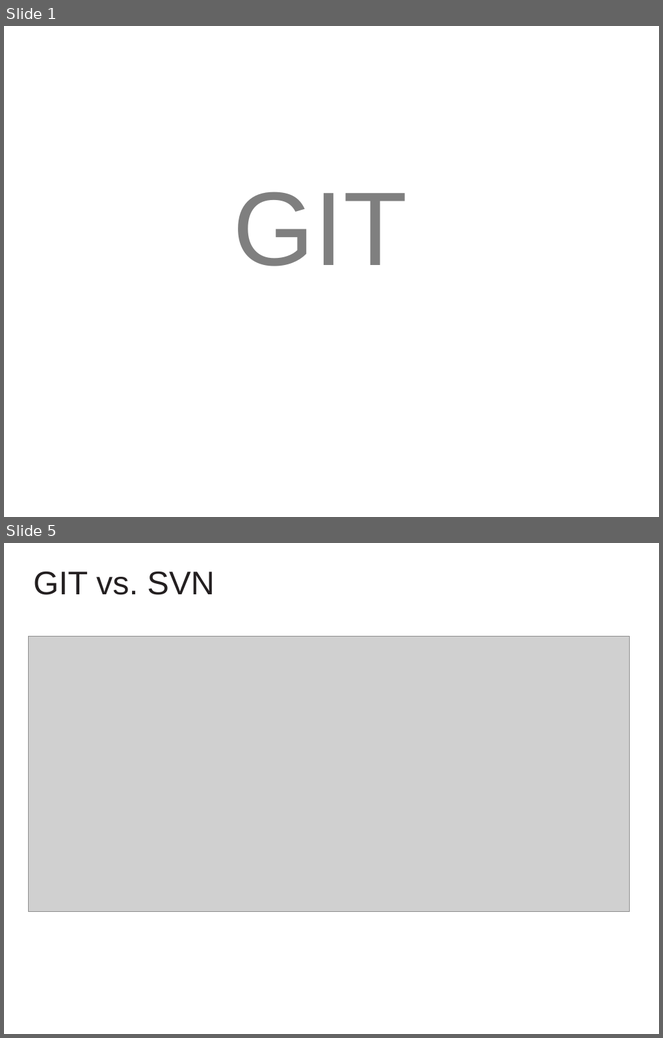
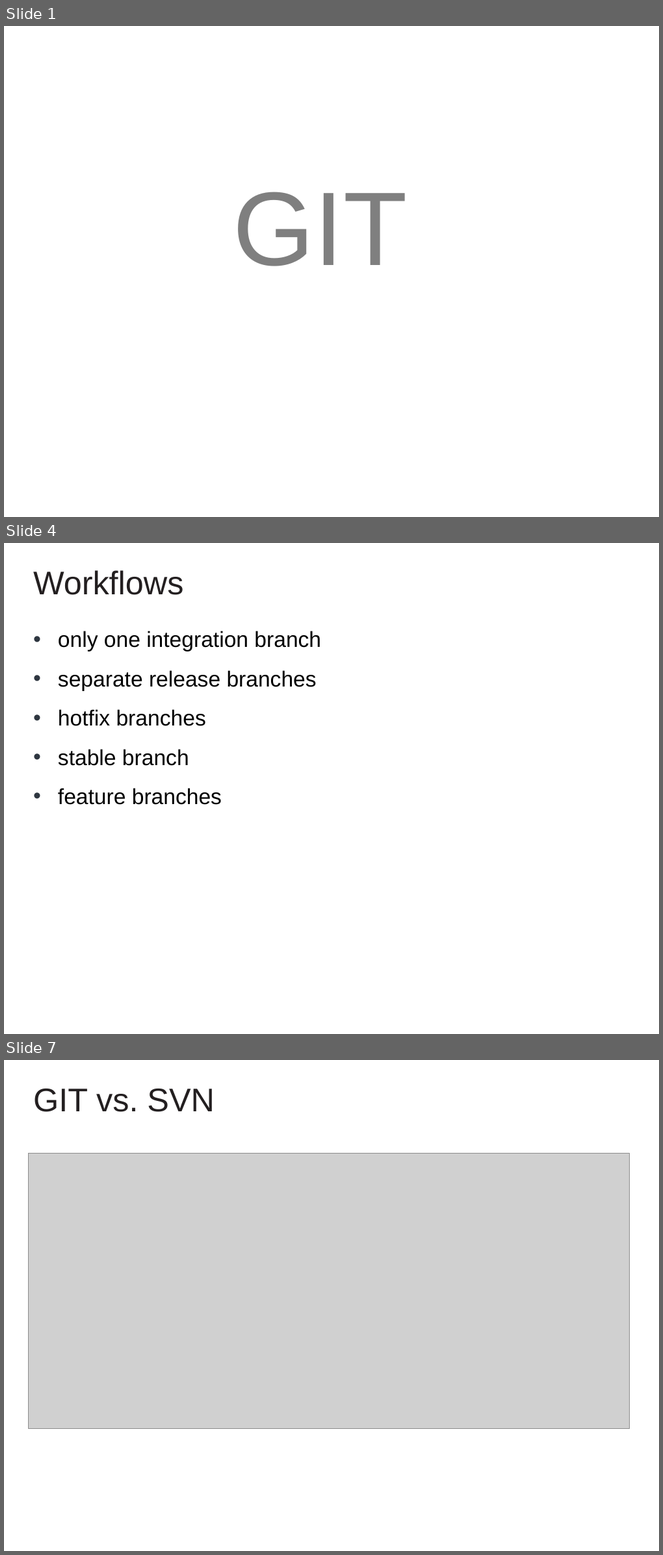
Before and after one commit to cvmocanu/git-presentation, a slide deck: GIT Presentation.pptx. Shown one above the other, each under a label of ours: slides 1 and 5 before the commit, slides 1, 4 and 7 after it; the slides between them are not shown. The pictures are 663x1038 and 663x1555 pixels, drawn with LibreOffice and Linux fonts; fonts in the diff are those of the drawing; grey boxes stand for pictures; background and template pictures are left out. Boxes give left, top, right and bottom in pixels: in the first picture for what was removed or moved away, otherwise in the second. Text is boxed around its words. In the diff, an @@ line names an element or a change of style, - is before the commit and + after.

Commit message:
workflows: add simple

```diff
--- a/GIT Presentation.pptx
+++ b/GIT Presentation.pptx
@@ slide 4 added at [4,543,659,1034], background #FFFFFF @@
@@ text added at [33,570,183,595], 36 pt, text #231F20 @@
+Workflows
@@ text added at [58,631,321,805], 24 pt, text #000000 @@
+• only one integration branch
+• separate release branches
+• hotfix branches
+• stable branch
+• feature branches
@@ what was slide 5 is now slide 7 @@
```
Also in this commit, not shown: 3 slides changed, 1 other slide added, 2 other files.
